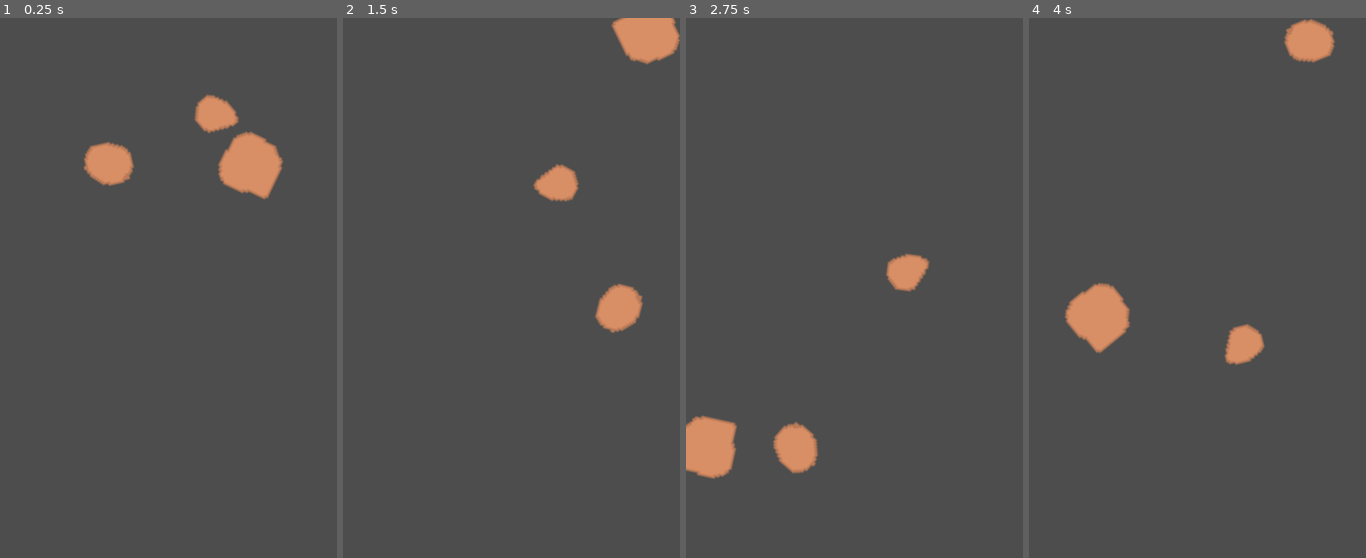
Above: before the commit, frames 1-4 (left to right).
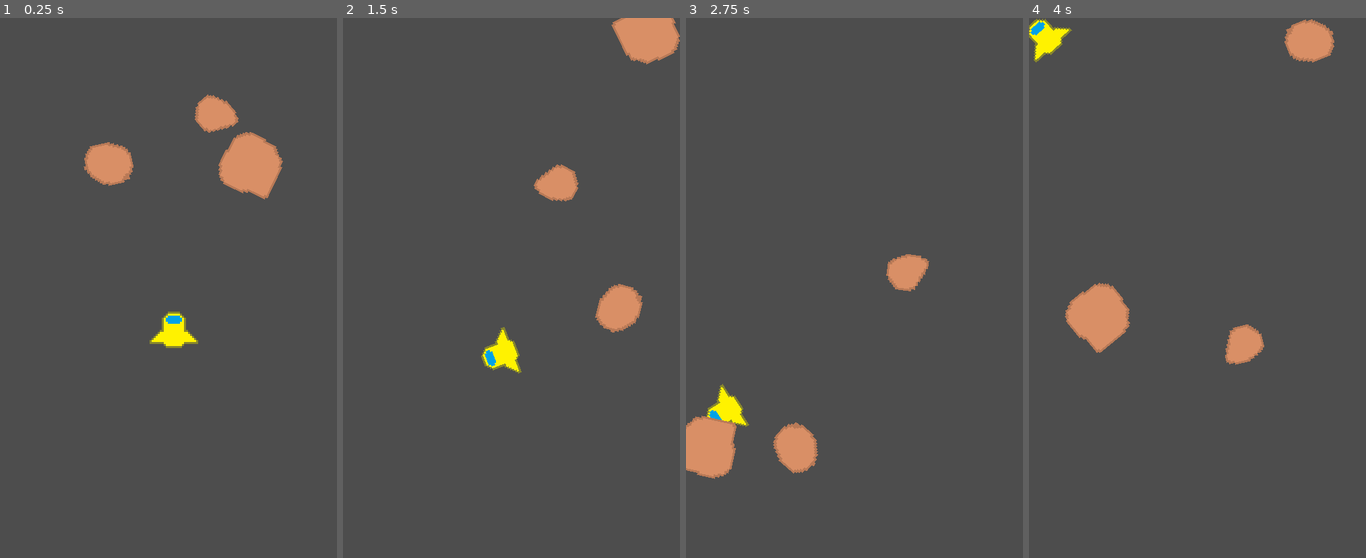
Above: after the commit, the same moments.

Repository: DrAsperitas/space-rocks
Game: Godot game, scene res://Main/Main.tscn
The game is run twice, just before and just after one commit, with the same random seed, the same clock (stepped at 60 frames per second) and the same inputs.
Inputs (mouse positions are in pixels of both pictures, inside the frame that each line leads up to):
- Up to frame 1 (0.25 s): no input
- Up to frame 2 (1.5 s): move the mouse to (585, 261) at 0.52 s; hold A (rotate_ccw, bound only after the commit) 0.53-1.28 s; tap D (rotate_cw, bound only after the commit) at 0.8, 1.35 s; move the mouse to (444, 315) at 1.27 s
- Up to frame 3 (2.75 s): right-click (787, 315) at 1.55 s; move the mouse to (888, 169) at 2.02 s; hold Right mouse button (thrust, bound only after the commit) from 2.03 s (still down); tap A (rotate_ccw, bound only after the commit) at 2.3 s
- Up to frame 4 (4 s): move the mouse to (1180, 396) at 2.77 s; release Right mouse button (thrust, bound only after the commit) at 2.78 s; tap A (rotate_ccw, bound only after the commit) at 2.85 s; tap D (rotate_cw, bound only after the commit) at 3.05 s; move the mouse to (1298, 369) at 3.52 s; hold D (rotate_cw, bound only after the commit) from 3.53 s (still down); right-click (1298, 369) at 3.8 s

The runs differ from the first frame. In frame 1, 0.9% of the frame differs, in the area x 24-84%, y 14-62%; in frame 2, 0.8%; in frame 3, 0.7%; in frame 4, 0.9%.

Commit message:
added ship graphics & controls

Diff:
--- a/Code/Rock/Rock.tscn
+++ b/Code/Rock/Rock.tscn
@@ -40,7 +40,7 @@
 shape = SubResource("CircleShape2D_ejki1")
 
 [node name="AnimatedSprite2D" type="AnimatedSprite2D" parent="." unique_id=409943033]
+texture_filter = 1
 scale = Vector2(3, 3)
 sprite_frames = SubResource("SpriteFrames_ejki1")
-frame = 4
-frame_progress = 0.08982662
+frame_progress = 0.81214863
--- a/Code/Ship/Ship.gd
+++ b/Code/Ship/Ship.gd
@@ -1,11 +1,17 @@
-extends Area2D
+extends ScreenWrapper
+class_name Ship
 
+var rotation_rate: float = 180.0 #degrees per second
+var velocity: Vector2 = Vector2.ZERO
+var thrust_power: float = 10.0
 
-# Called when the node enters the scene tree for the first time.
-func _ready() -> void:
-	pass # Replace with function body.
-
-
-# Called every frame. 'delta' is the elapsed time since the previous frame.
-func _process(delta: float) -> void:
-	pass
+func _process(delta):
+	super._process(delta)
+	if Input.is_action_pressed("rotate_ccw"):
+		rotation_degrees -= rotation_rate * delta
+	if Input.is_action_pressed("rotate_cw"):
+		rotation_degrees += rotation_rate * delta
+	if Input.is_action_pressed("thrust"):
+		var direction = Vector2(sin(rotation), -cos(rotation))
+		velocity += direction * thrust_power
+	position += velocity * delta
--- a/Code/Ship/Ship.tscn
+++ b/Code/Ship/Ship.tscn
@@ -1,19 +1,27 @@
 [gd_scene format=3 uid="uid://dhmmlqnos0d8n"]
 
 [ext_resource type="Script" uid="uid://dansvaa3darfj" path="res://Ship/Ship.gd" id="1_11244"]
+[ext_resource type="Texture2D" uid="uid://bs57ajjdms3s" path="res://Ship/assets/Ship.png" id="2_2s2wp"]
 
 [sub_resource type="RectangleShape2D" id="RectangleShape2D_ejki1"]
-size = Vector2(50, 16)
+size = Vector2(26, 12)
 
 [sub_resource type="RectangleShape2D" id="RectangleShape2D_iqkd1"]
-size = Vector2(16, 44)
+size = Vector2(16, 18)
 
 [node name="Ship" type="Area2D" unique_id=1019558851]
+scale = Vector2(3, 3)
 script = ExtResource("1_11244")
 
 [node name="CollisionShape2D" type="CollisionShape2D" parent="." unique_id=1839185160]
+position = Vector2(0, -6)
 shape = SubResource("RectangleShape2D_ejki1")
 
 [node name="CollisionShape2D2" type="CollisionShape2D" parent="." unique_id=644497432]
-position = Vector2(0, -22)
+position = Vector2(0, -9)
 shape = SubResource("RectangleShape2D_iqkd1")
+
+[node name="Sprite2D" type="Sprite2D" parent="." unique_id=355941433]
+texture_filter = 1
+position = Vector2(0, -16)
+texture = ExtResource("2_2s2wp")
--- a/Code/project.godot
+++ b/Code/project.godot
@@ -30,6 +30,29 @@
 naming/scene_name_casing=1
 naming/script_name_casing=1
 
+[input]
+
+rotate_cw={
+"deadzone": 0.2,
+"events": [Object(InputEventKey,"resource_local_to_scene":false,"resource_name":"","device":-1,"window_id":0,"alt_pressed":false,"shift_pressed":false,"ctrl_pressed":false,"meta_pressed":false,"pressed":false,"keycode":0,"physical_keycode":68,"key_label":0,"unicode":100,"location":0,"echo":false,"script":null)
+]
+}
+rotate_ccw={
+"deadzone": 0.2,
+"events": [Object(InputEventKey,"resource_local_to_scene":false,"resource_name":"","device":-1,"window_id":0,"alt_pressed":false,"shift_pressed":false,"ctrl_pressed":false,"meta_pressed":false,"pressed":false,"keycode":0,"physical_keycode":65,"key_label":0,"unicode":97,"location":0,"echo":false,"script":null)
+]
+}
+thrust={
+"deadzone": 0.2,
+"events": [Object(InputEventMouseButton,"resource_local_to_scene":false,"resource_name":"","device":-1,"window_id":0,"alt_pressed":false,"shift_pressed":false,"ctrl_pressed":false,"meta_pressed":false,"button_mask":0,"position":Vector2(0, 0),"global_position":Vector2(0, 0),"factor":1.0,"button_index":2,"canceled":false,"pressed":false,"double_click":false,"script":null)
+]
+}
+fire={
+"deadzone": 0.2,
+"events": [Object(InputEventMouseButton,"resource_local_to_scene":false,"resource_name":"","device":-1,"window_id":0,"alt_pressed":false,"shift_pressed":false,"ctrl_pressed":false,"meta_pressed":false,"button_mask":0,"position":Vector2(0, 0),"global_position":Vector2(0, 0),"factor":1.0,"button_index":1,"canceled":false,"pressed":false,"double_click":false,"script":null)
+]
+}
+
 [physics]
 
 common/enable_pause_aware_picking=true
Binary file added: Code/Ship/assets/Ship.png
Not shown, added: Code/Ship/assets/Ship.png.import
Not shown, added: Art/Ship.png
